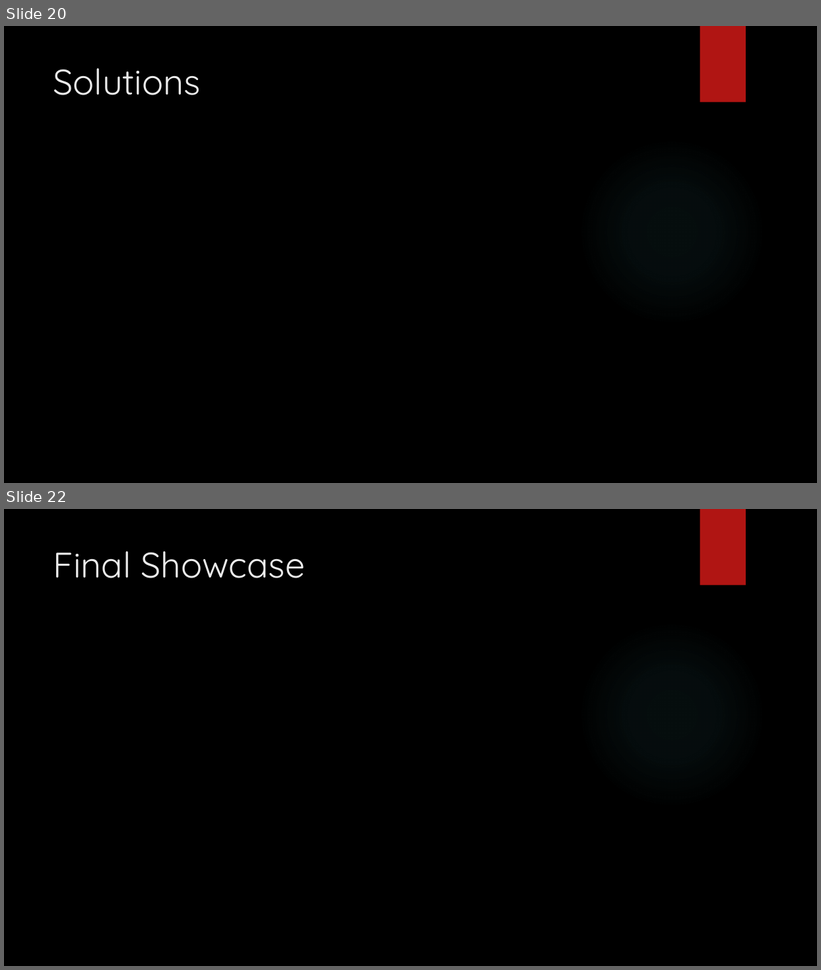
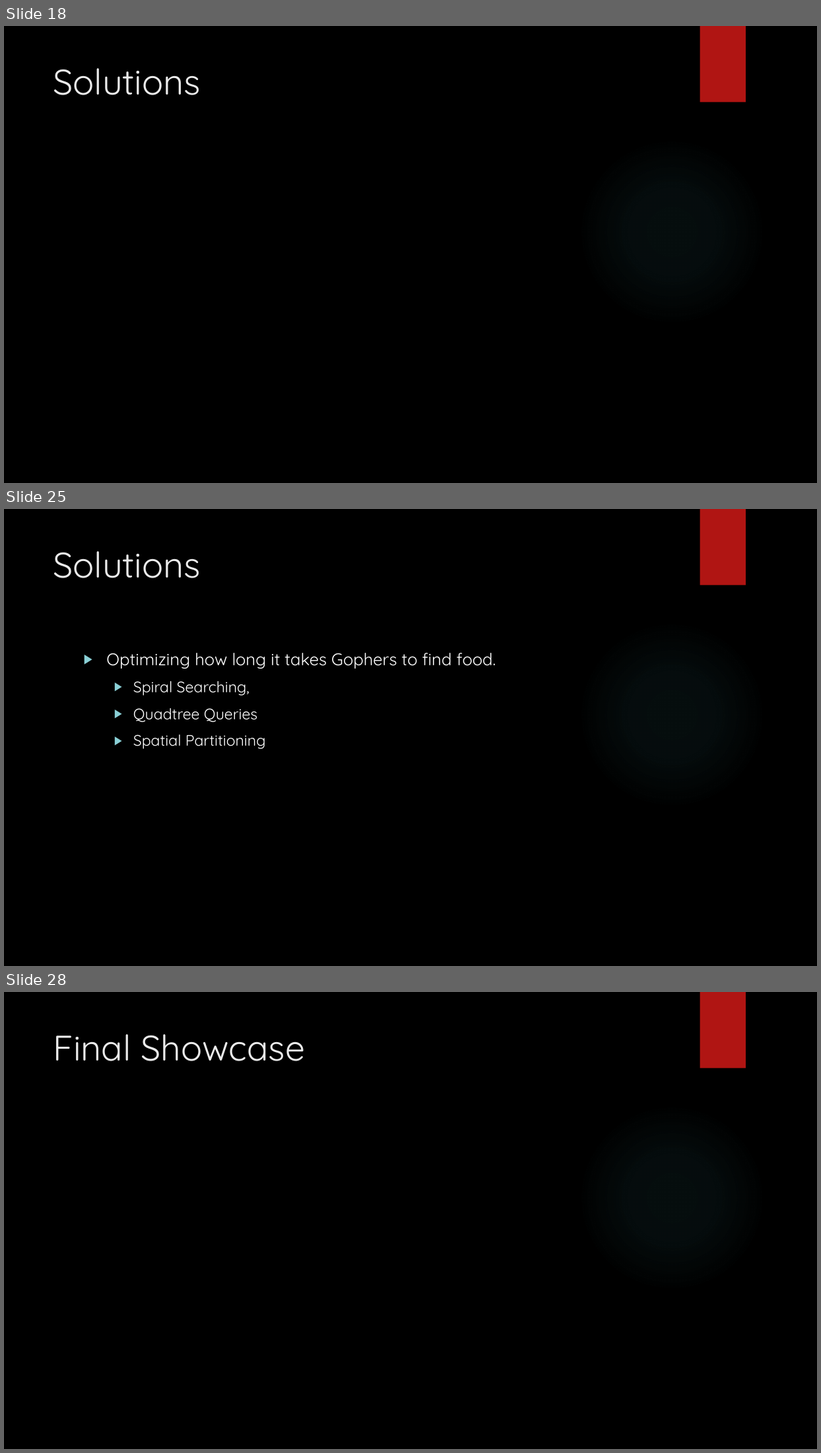
Before and after one commit to jaminologist/GopherLife, a slide deck: GopherLife.pptx. Shown one above the other, each under a label of ours: slides 20 and 22 before the commit, slides 18, 25 and 28 after it; the slides between them are not shown. The pictures are 821x970 and 821x1453 pixels, drawn with LibreOffice and Linux fonts; fonts in the diff are those of the drawing; background and template pictures are left out. Boxes give left, top, right and bottom in pixels: in the first picture for what was removed or moved away, otherwise in the second. Text is boxed around its words. In the diff, an @@ line names an element or a change of style, - is before the commit and + after.

```diff
--- a/GopherLife.pptx
+++ b/GopherLife.pptx
@@ slide 25 added at (4, 509, 817, 966), background picture (left out); not listed: 2 template elements that a slide beside it also shows @@
@@ title added at (54, 551, 201, 578), 42 pt, text #EBEBEB @@
+Solutions
@@ text added at (106, 653, 496, 749), 18 pt, text #FFFFFF @@
+▶ Optimizing how long it takes Gophers to find food.
+  ▶ Spiral Searching,
+  ▶ Quadtree Queries
+  ▶ Spatial Partitioning
@@ what was slide 20 is now slide 18 @@
@@ what was slide 22 is now slide 28 @@
```
Also in this commit, not shown: 5 slides changed, 5 other slides added, 4 other files.
